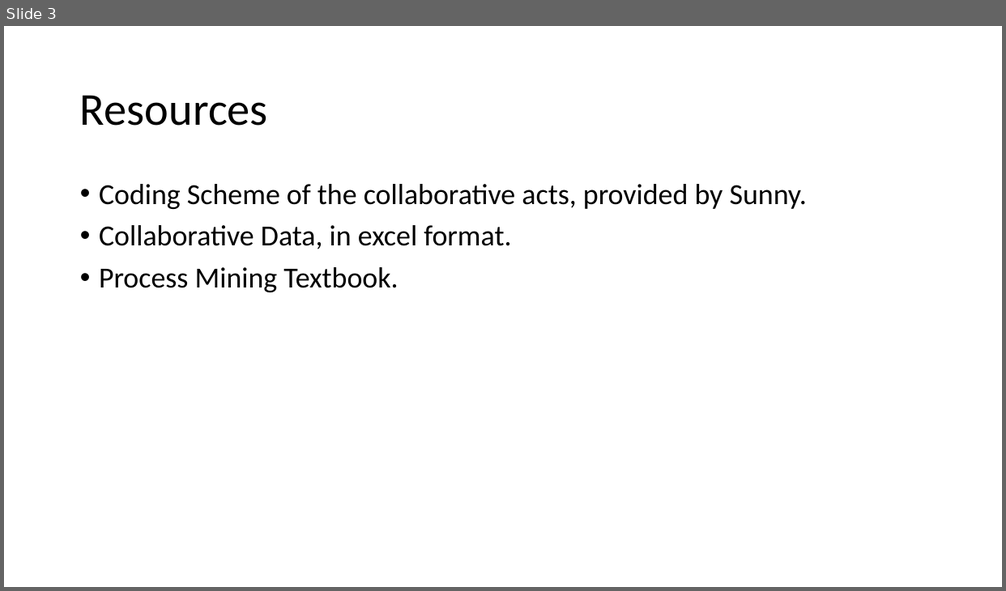
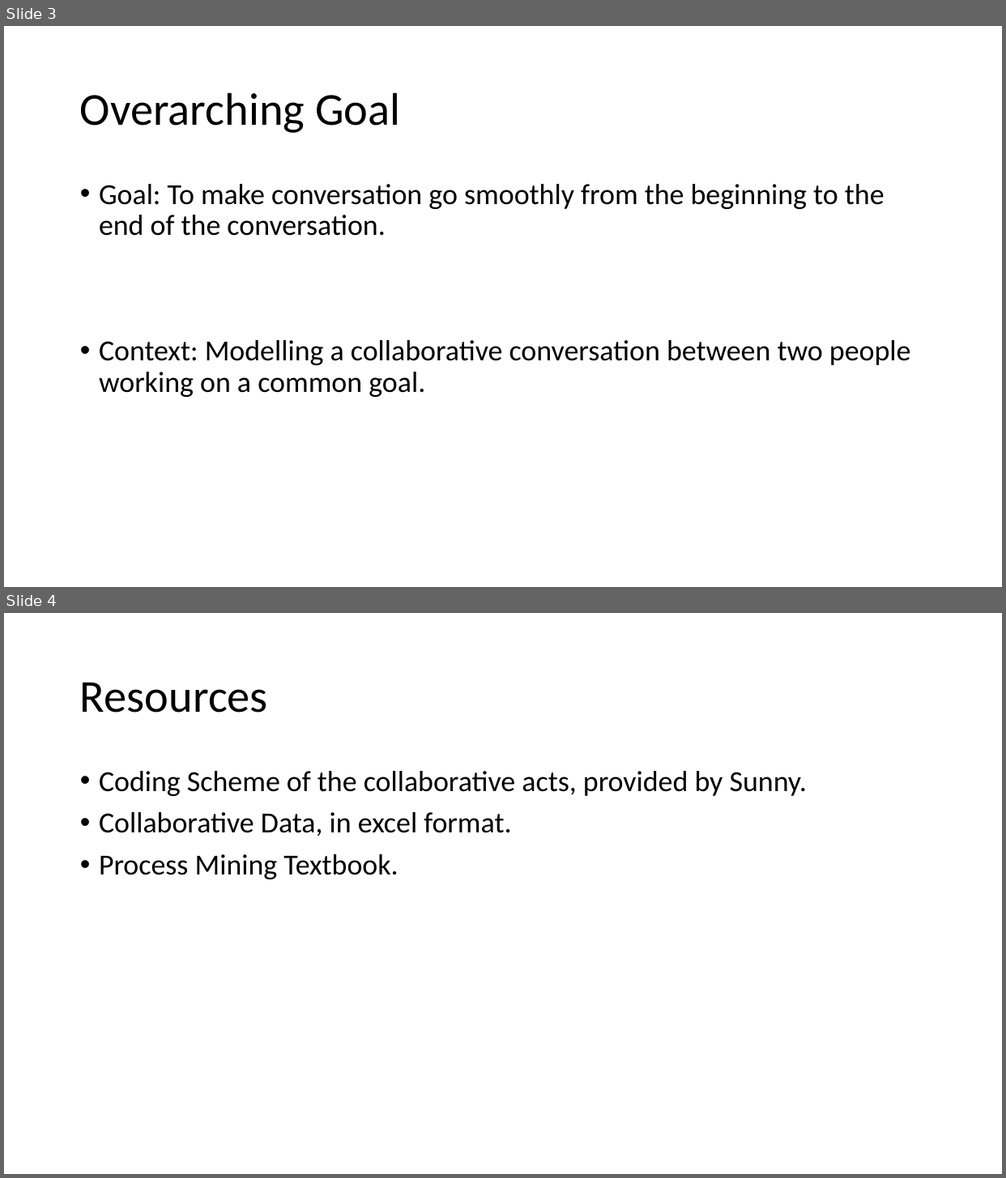
Before and after one commit to kensekense/unige-spring-2020, a slide deck: models/presentation1_CSAmodeling.pptx. Shown one above the other, each under a label of ours: slide 3 before the commit, slides 3 and 4 after it. The pictures are 1006x591 and 1006x1178 pixels, drawn with LibreOffice and Linux fonts; fonts in the diff are those of the drawing. Boxes give left, top, right and bottom in pixels: in the first picture for what was removed or moved away, otherwise in the second. Text is boxed around its words. In the diff, an @@ line names an element or a change of style, - is before the commit and + after.

```diff
--- a/models/presentation1_CSAmodeling.pptx
+++ b/models/presentation1_CSAmodeling.pptx
@@ slide 3 added at <box>4,26,1002,587</box>, background #FFFFFF @@
@@ title added at <box>80,92,400,133</box>, 44 pt, text #000000 @@
+Overarching Goal
@@ text added at <box>99,184,911,397</box>, 28 pt, text #000000 @@
+• Goal: To make conversation go smoothly from the beginning to the end of the conversation.
+• Context: Modelling a collaborative conversation between two people working on a common goal.
@@ what was slide 3 is now slide 4 @@
```
Also in this commit, not shown: 4 slides changed, 2 other slides added.
